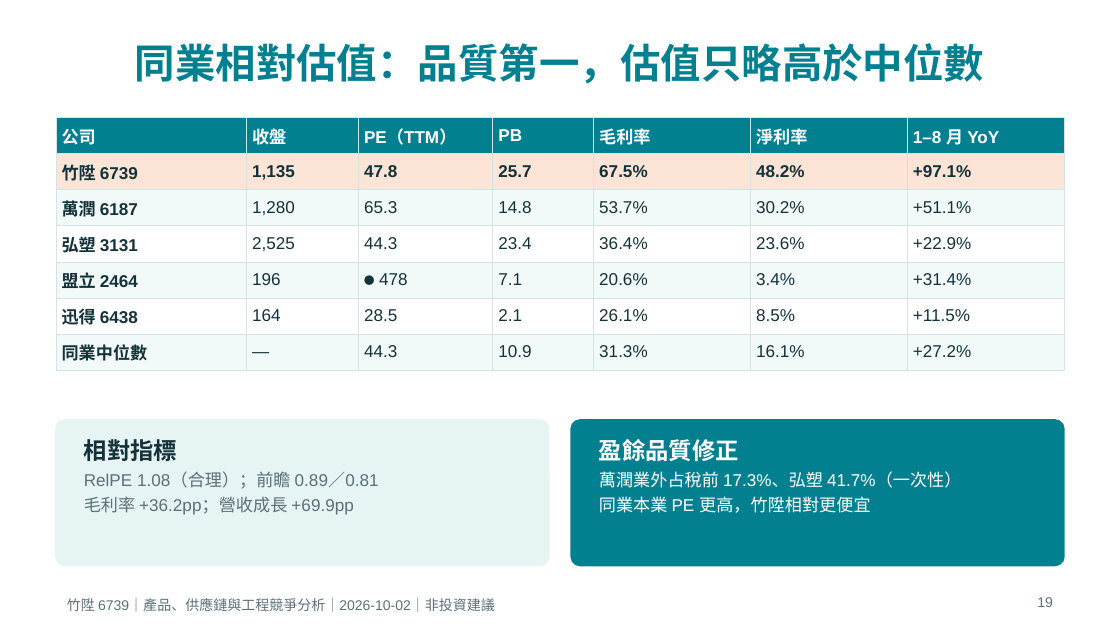
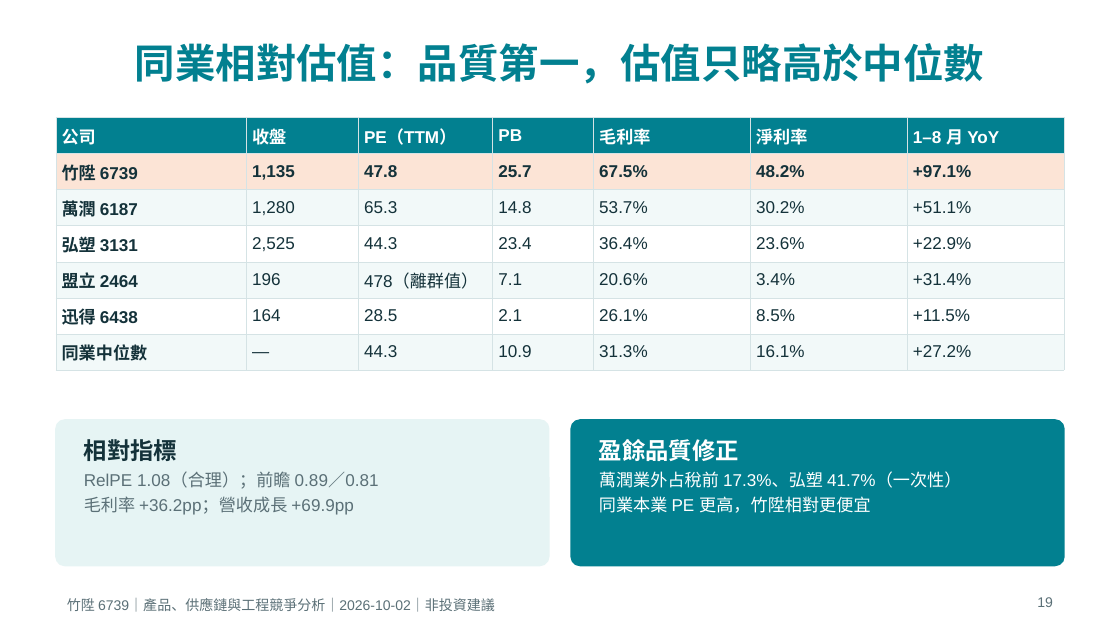
Before and after one commit to laichinan-design/kevin-stock-research-system, a slide deck: slide 19 of 研究資料/TPEX-6739/整合簡報/竹陞6739_產品供應鏈與工程競爭分析_23頁_20261002.pptx. Drawn at 1120x630 pixels with LibreOffice and Linux fonts; fonts in the diff are those of the drawing. Boxes give left, top, right and bottom in pixels: in the first picture for what was removed or moved away, otherwise in the second. Text is boxed around its words. In the diff, an @@ line names an element or a change of style, - is before the commit and + after.

```diff
--- a/研究資料/TPEX-6739/整合簡報/竹陞6739_產品供應鏈與工程競爭分析_23頁_20261002.pptx
+++ b/研究資料/TPEX-6739/整合簡報/竹陞6739_產品供應鏈與工程競爭分析_23頁_20261002.pptx
@@ table at (56, 118, 1064, 365) @@
-row 5, column 3: ⚫ 478
+row 5, column 3: 478（離群值）
```
Also in this commit, not shown: 4 other slides changed, 48 other files.
